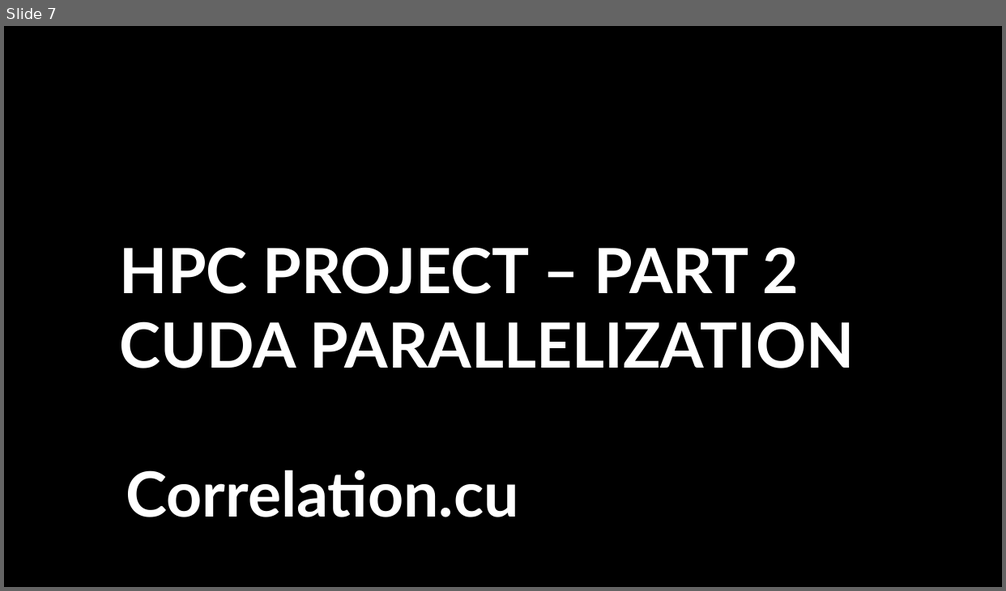
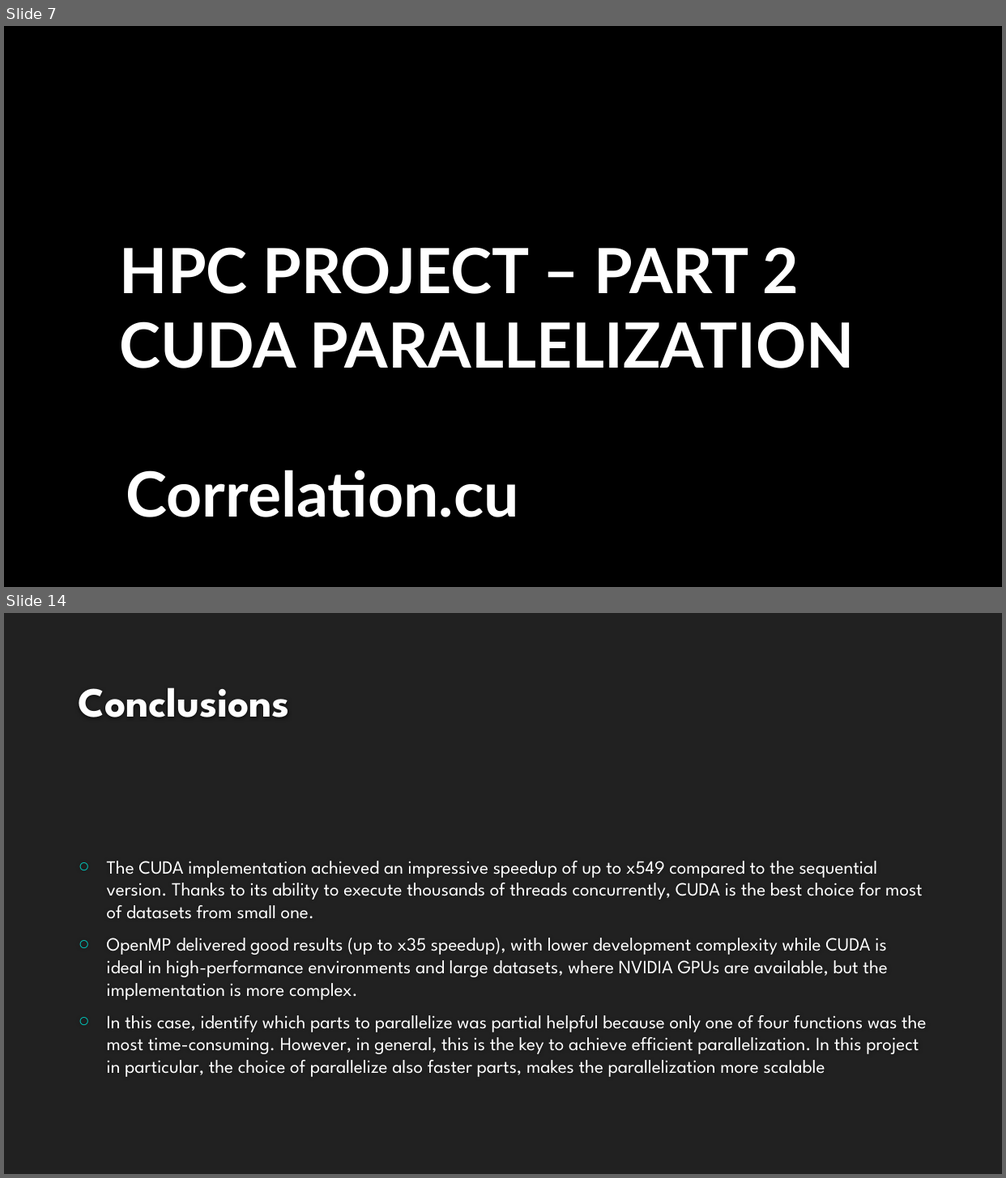
Before and after one commit to magicoderx/hpc-project, a slide deck: Progetto_HPC.pptx. Shown one above the other, each under a label of ours: slide 7 before the commit, slides 7 and 14 after it; the slides between them are not shown. The pictures are 1006x591 and 1006x1178 pixels, drawn with LibreOffice and Linux fonts; fonts in the diff are those of the drawing; background and template pictures are left out. Boxes give left, top, right and bottom in pixels: in the first picture for what was removed or moved away, otherwise in the second. Text is boxed around its words. In the diff, an @@ line names an element or a change of style, - is before the commit and + after.

```diff
--- a/Progetto_HPC.pptx
+++ b/Progetto_HPC.pptx
@@ slide 14 added at box(4, 613, 1002, 1174), background #212121 @@
@@ title added at box(78, 688, 290, 717), 40 pt, text #FEFEFE, bold @@
+Conclusions
@@ text added at box(107, 861, 926, 1077), 18 pt, text #FFFFFF @@
+○ The CUDA implementation achieved an impressive speedup of up to x549 compared to the sequential version. Thanks to its ability to execute thousands of threads concurrently, CUDA is the best choice for most of datasets from small one.
+○ OpenMP delivered good results (up to x35 speedup), with lower development complexity while CUDA is ideal in high-performance environments and large datasets, where NVIDIA GPUs are available, but the implementation is more complex.
+○ In this case, identify which parts to parallelize was partial helpful because only one of four functions was the most time-consuming. However, in general, this is the key to achieve efficient parallelization. In this project in particular, the choice of parallelize also faster parts, makes the parallelization more scalable
```
Also in this commit, not shown: 6 other slides added, 2 other files.
